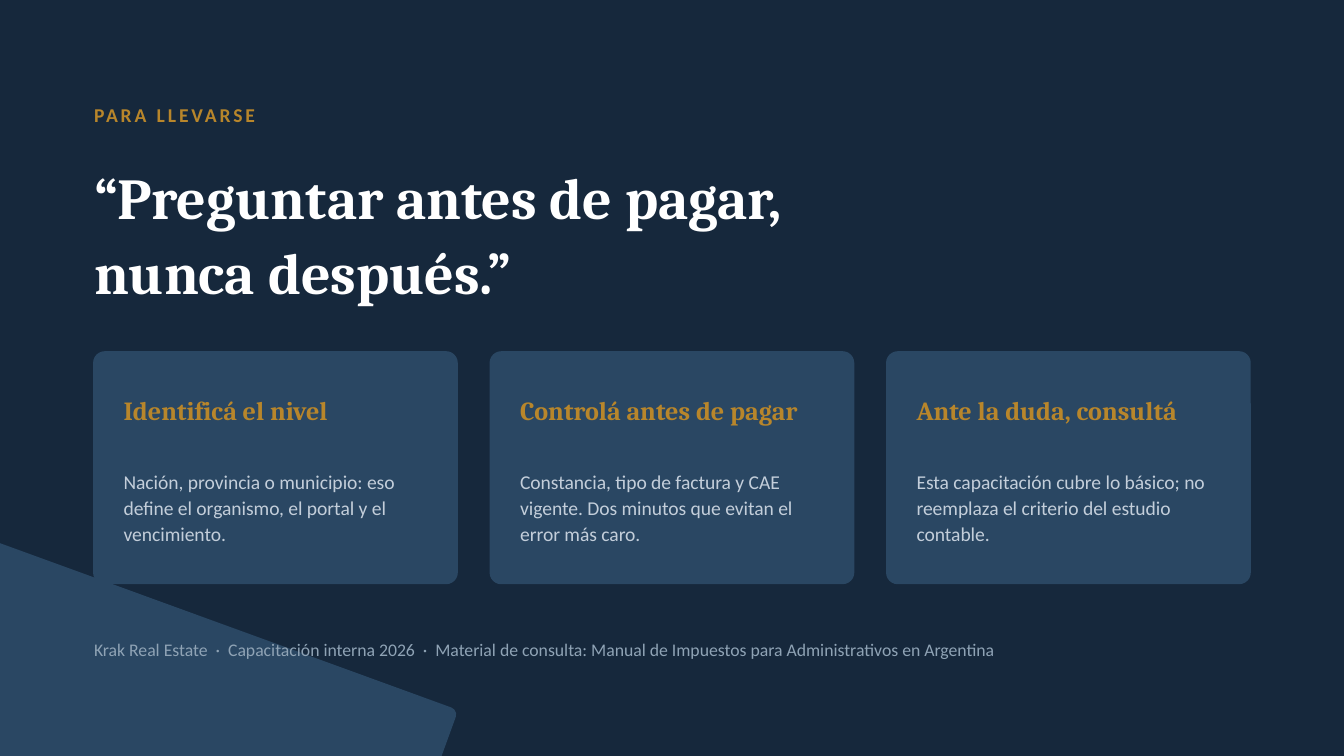
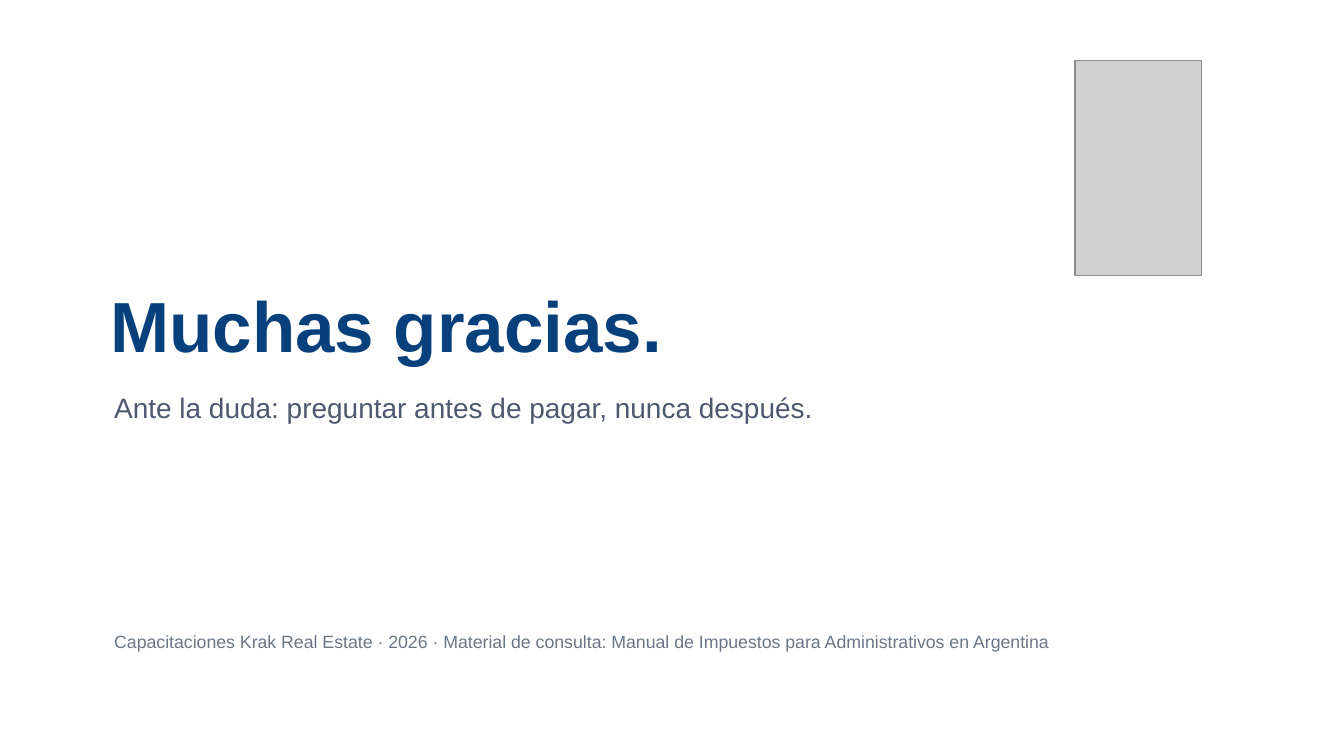
Before and after one commit to marcenapo-hub/KrakRealEstate, a slide deck: slide 12 of capacitaciones/impuestos/Capacitacion-Impuestos-Agentes-Inmobiliarios.pptx. Drawn at 1344x756 pixels with LibreOffice and Linux fonts; fonts in the diff are those of the drawing; grey boxes stand for pictures; background and template pictures are left out. Boxes give left, top, right and bottom in pixels: in the first picture for what was removed or moved away, otherwise in the second. Text is boxed around its words. In the diff, an @@ line names an element or a change of style, - is before the commit and + after.

```diff
--- a/capacitaciones/impuestos/Capacitacion-Impuestos-Agentes-Inmobiliarios.pptx
+++ b/capacitaciones/impuestos/Capacitacion-Impuestos-Agentes-Inmobiliarios.pptx
@@ background #16283C to picture (left out) @@
@@ picture added at box(1075, 60, 1202, 276) @@
@@ text removed at box(94, 94, 766, 134) @@
-PARA LLEVARSE
@@ text added at box(110, 300, 662, 365), 38 pt, text #08407C, bold @@
+Muchas gracias.
@@ rounded rectangle removed at box(94, 352, 457, 583) @@
@@ rounded rectangle removed at box(491, 352, 853, 583) @@
@@ rounded rectangle removed at box(887, 352, 1250, 583) @@
@@ rounded rectangle removed at box(0, 416, 457, 756) @@
@@ text at box(114, 397, 813, 423): text changed; size 31 to 15 pt; font Cambria to Arial; text colour #FFFFFF to #4E586E; bold off @@
-“Preguntar antes de pagar,
-nunca después.”
+Ante la duda: preguntar antes de pagar, nunca después.
@@ text removed at box(124, 401, 328, 420) @@
-Identificá el nivel
@@ text removed at box(520, 401, 797, 426) @@
-Controlá antes de pagar
@@ text removed at box(917, 401, 1177, 424) @@
-Ante la duda, consultá
@@ text removed at box(124, 475, 395, 541) @@
-Nación, provincia o municipio: eso define el organismo, el portal y el vencimiento.
@@ text removed at box(520, 475, 792, 541) @@
-Constancia, tipo de factura y CAE vigente. Dos minutos que evitan el error más caro.
@@ text removed at box(917, 475, 1205, 541) @@
-Esta capacitación cubre lo básico; no reemplaza el criterio del estudio contable.
@@ text at box(114, 635, 1049, 652): text changed; font Calibri to Arial; text colour #8FA3B5 to #6A7686 @@
-Krak Real Estate · Capacitación interna 2026 · Material de consulta: Manual de Impuestos para Administrativos en Argentina
+Capacitaciones Krak Real Estate · 2026 · Material de consulta: Manual de Impuestos para Administrativos en Argentina
```
Also in this commit, not shown: 11 other slides changed, 7 other files.
